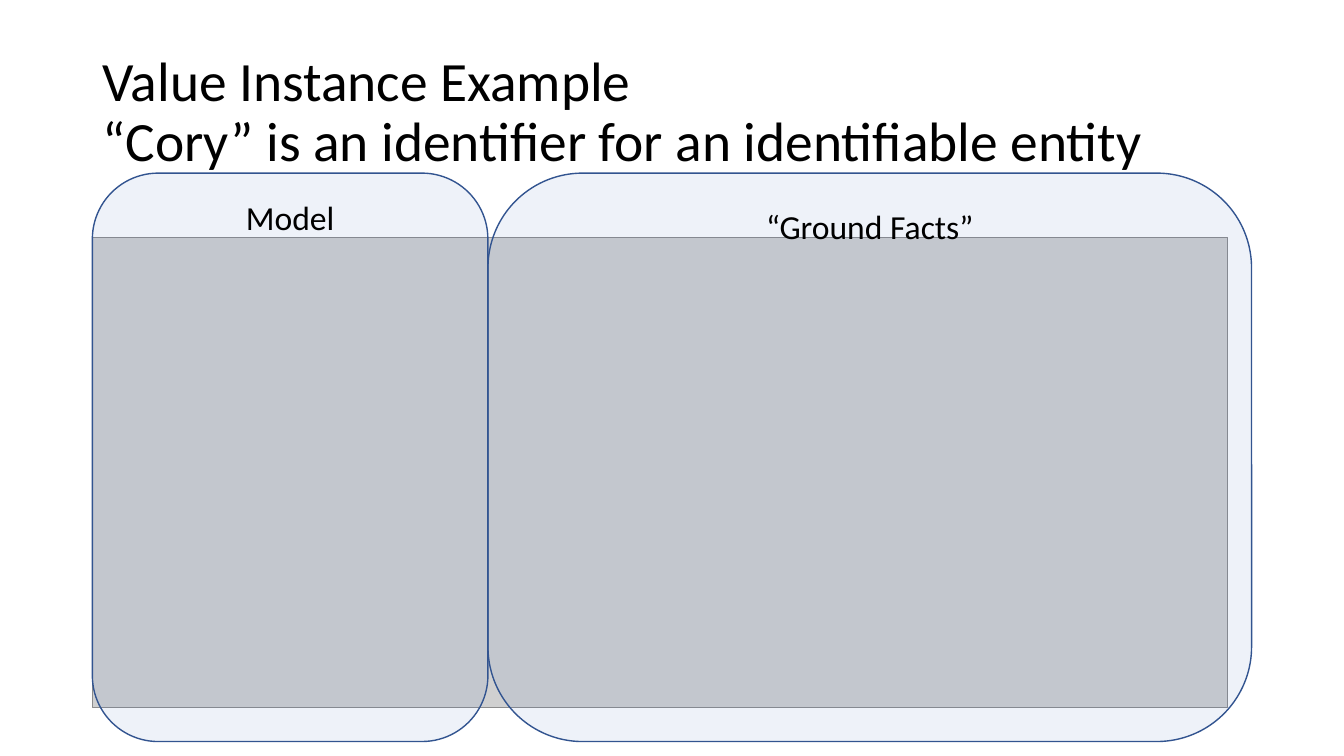
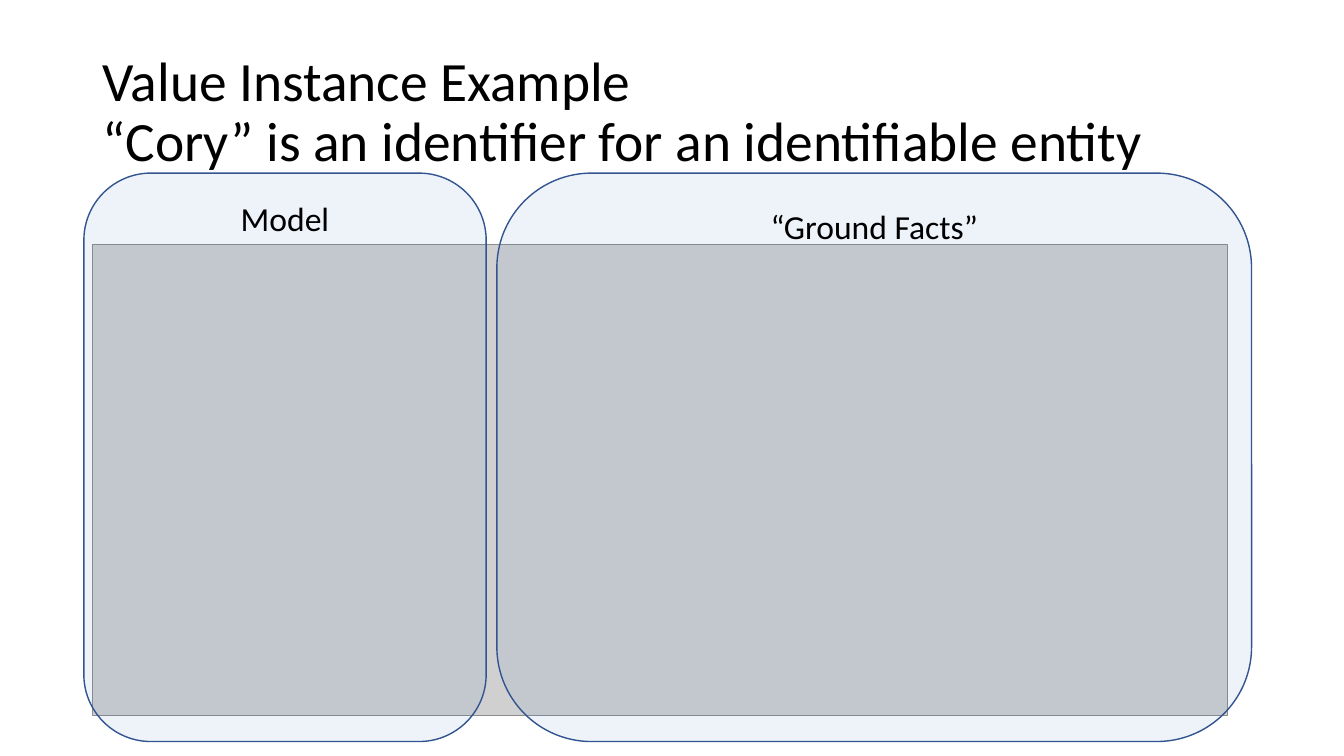
Before and after one commit to ModelDriven/SIMF, a slide deck: slide 21 of Presentations/Values, Quantities & Units.pptx. Drawn at 1344x756 pixels with LibreOffice and Linux fonts; fonts in the diff are those of the drawing; grey boxes stand for pictures. Boxes give left, top, right and bottom in pixels: in the first picture for what was removed or moved away, otherwise in the second. Text is boxed around its words. In the diff, an @@ line names an element or a change of style, - is before the commit and + after.

```diff
--- a/Presentations/Values, Quantities & Units.pptx
+++ b/Presentations/Values, Quantities & Units.pptx
@@ rounded rectangle "Model" resized from (x1=93, y1=173, x2=488, y2=742) to (x1=84, y1=173, x2=486, y2=742) @@
@@ rounded rectangle "“Ground Facts”" resized from (x1=488, y1=173, x2=1252, y2=742) to (x1=497, y1=173, x2=1252, y2=742) @@
@@ picture moved from (x1=93, y1=237, x2=1228, y2=708) to (x1=93, y1=245, x2=1228, y2=716) @@
```
Also in this commit, not shown: 2 other slides changed.
